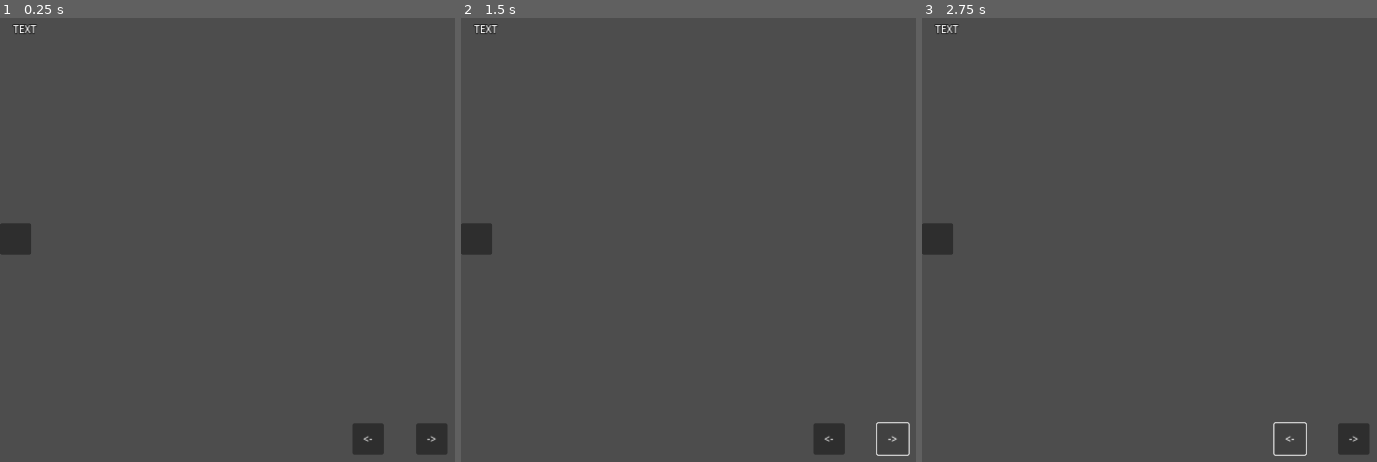
Above: before the commit, frames 1-3 (left to right).
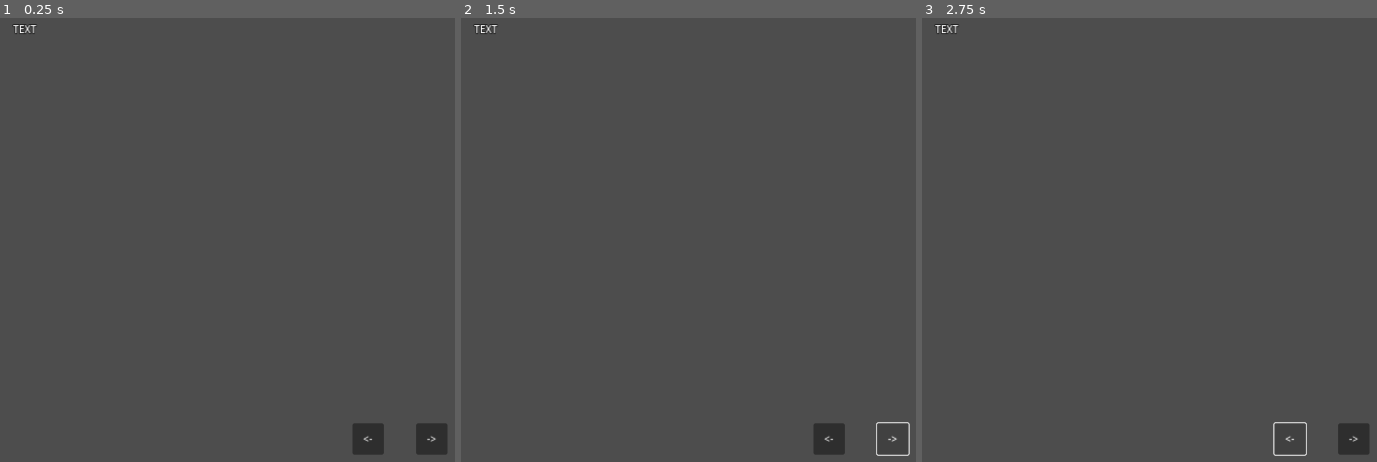
Above: after the commit, the same moments.

Repository: anthonyj-codestuff/dupeguru-csv-handler
Game: Godot game, scene res://main.tscn
The game is run twice, just before and just after one commit, with the same random seed, the same clock (stepped at 60 frames per second) and the same inputs. The engine's default icon, where the game draws it, is replaced by a stand-in: a white triangle on a blue panel in a dark square.
Inputs:
- Up to frame 1 (0.25 s): no input
- Up to frame 2 (1.5 s): click "<-" at 0.5 s; click "->" at 1.25 s
- Up to frame 3 (2.75 s): click "<-" at 2 s

The runs differ from the first frame. In frame 1, 0.5% of the frame differs, in the area x 0-7%, y 46-54%; in frame 2, 0.5%; in frame 3, 0.5%.
Error in both runs: Invalid access to property or key '0' on a base object of type 'Nil'. (res://ImageLoader.gd:21)

Commit message:
Working state: basic image rendering to wrong node

Diff:
--- a/project/Image.gd
+++ b/project/Image.gd
@@ -1,7 +1,6 @@
-extends Node2D
+extends MarginContainer
 
 var textureNode: Node
-var marginNode: Node
 
 func _ready():
 	pass
@@ -10,10 +9,8 @@
 	pass
 
 func setImgProperties(texture_path: String, sizex: int, sizey: int, selected: bool = false):
-	textureNode = get_node("MarginContainer/Container/TextureRect")
-	marginNode = get_node("MarginContainer")
-	marginNode.size.x = sizex
-	marginNode.size.y = sizey
+	textureNode = get_node("Container/TextureRect")
+	size = Vector2(sizex, sizey)
 	loadImageFile(texture_path, textureNode)
 	pass
 
--- a/project/Image.tscn
+++ b/project/Image.tscn
@@ -7,22 +7,20 @@
 [sub_resource type="Theme" id="Theme_xrt0u"]
 Panel/styles/panel = ExtResource("2_gda3h")
 
-[node name="Image" type="Node2D"]
-script = ExtResource("1_gk6qi")
-
-[node name="MarginContainer" type="MarginContainer" parent="."]
+[node name="Image" type="MarginContainer"]
 offset_right = 1280.0
 offset_bottom = 720.0
 theme_override_constants/margin_left = 10
 theme_override_constants/margin_top = 10
 theme_override_constants/margin_right = 10
 theme_override_constants/margin_bottom = 10
+script = ExtResource("1_gk6qi")
 
-[node name="Container" type="PanelContainer" parent="MarginContainer"]
+[node name="Container" type="PanelContainer" parent="."]
 layout_mode = 2
 theme = SubResource("Theme_xrt0u")
 
-[node name="TextureRect" type="TextureRect" parent="MarginContainer/Container"]
+[node name="TextureRect" type="TextureRect" parent="Container"]
 layout_mode = 2
 texture = ExtResource("3_emrej")
 expand_mode = 1
--- a/project/ImageLoader.gd
+++ b/project/ImageLoader.gd
@@ -1,4 +1,4 @@
-extends Node2D
+extends Control
 const MODULE_NAME = "ImageLoader"
 
 var ImageBlock = preload("res://Image.tscn")
@@ -16,7 +16,7 @@
 # Called when the node enters the scene tree for the first time.
 func _ready():
 	labelNode = get_node("Label")
-	hBoxNode = get_node("HBox")
+	hBoxNode = get_node("ImageBox")
 	dupeData = Utils.importCSV(Data.CSV_FILE_PATH, Data.CSV_OPTIONS)
 	if dupeData[0] != Data.CSV_FOOTPRINT:
 		printerr("File does not match expected footprint")
@@ -31,7 +31,15 @@
 	var dict = dupeData[index]
 	var imagePath = dict["Folder"] + "/" + dict["Filename"]
 	newNode.setImgProperties(imagePath, 200, 200)
+	#$ImageBox.addImageNode(newNode)
 	add_child(newNode)
+
+	var newNode2 = ImageBlock.instantiate()
+	var dict2 = dupeData[index+1]
+	var imagePath2 = dict2["Folder"] + "/" + dict2["Filename"]
+	newNode2.setImgProperties(imagePath2, 200, 200)
+	#$ImageBox.addImageNode(newNode2)
+	add_child(newNode2)
 	pass
 
 func loadImageFile(path: String, node: Node):
--- a/project/ImageLoader.tscn
+++ b/project/ImageLoader.tscn
@@ -1,11 +1,15 @@
-[gd_scene load_steps=2 format=3 uid="uid://dnh2tu3ju0e26"]
+[gd_scene load_steps=3 format=3 uid="uid://dnh2tu3ju0e26"]
 
 [ext_resource type="Script" path="res://ImageLoader.gd" id="1_wsykj"]
+[ext_resource type="Script" path="res://ImageBox.gd" id="2_aoym1"]
 
-[node name="ImageLoader" type="Node2D"]
+[node name="ImageLoader" type="Control"]
+layout_mode = 3
+anchors_preset = 0
 script = ExtResource("1_wsykj")
 
 [node name="Label" type="Label" parent="."]
+layout_mode = 0
 offset_left = 21.0
 offset_top = 13.0
 offset_right = 1209.0
@@ -15,12 +19,8 @@
 theme_override_font_sizes/font_size = 16
 text = "TEXT"
 
-[node name="HBox" type="HBoxContainer" parent="."]
+[node name="ImageBox" type="HBoxContainer" parent="."]
+layout_mode = 0
 offset_right = 1280.0
 offset_bottom = 720.0
-
-[node name="Panel" type="Panel" parent="HBox"]
-custom_minimum_size = Vector2(50, 50)
-layout_mode = 2
-size_flags_horizontal = 4
-size_flags_vertical = 4
+script = ExtResource("2_aoym1")
